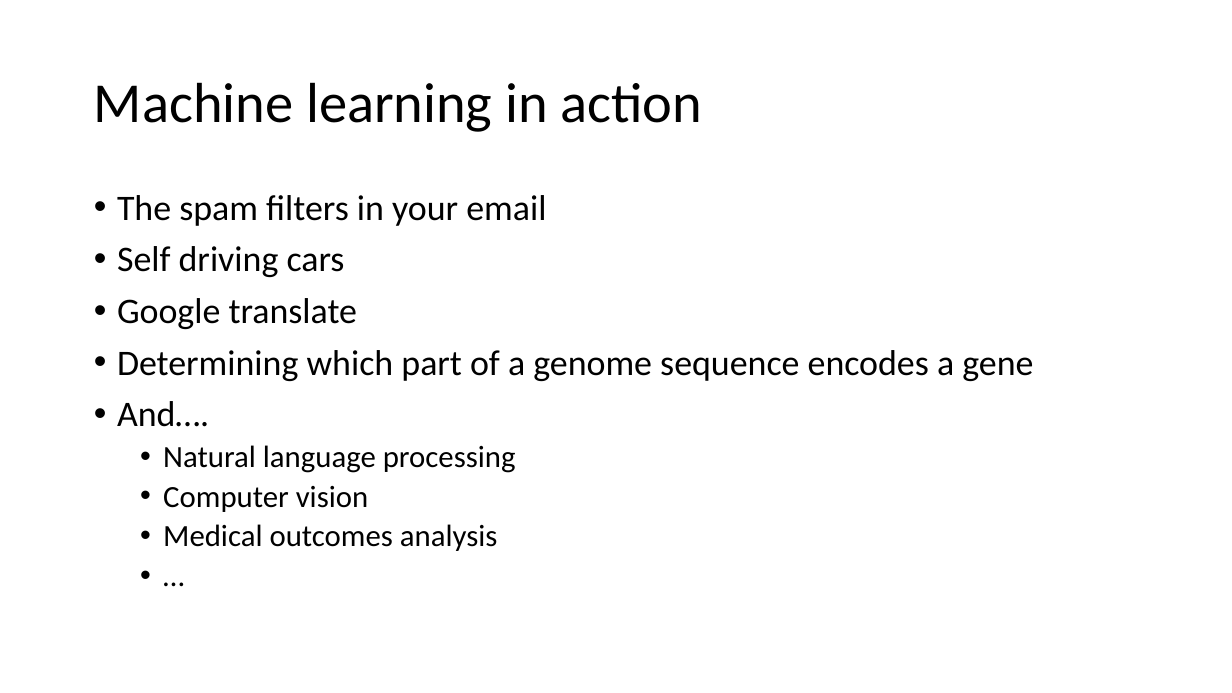
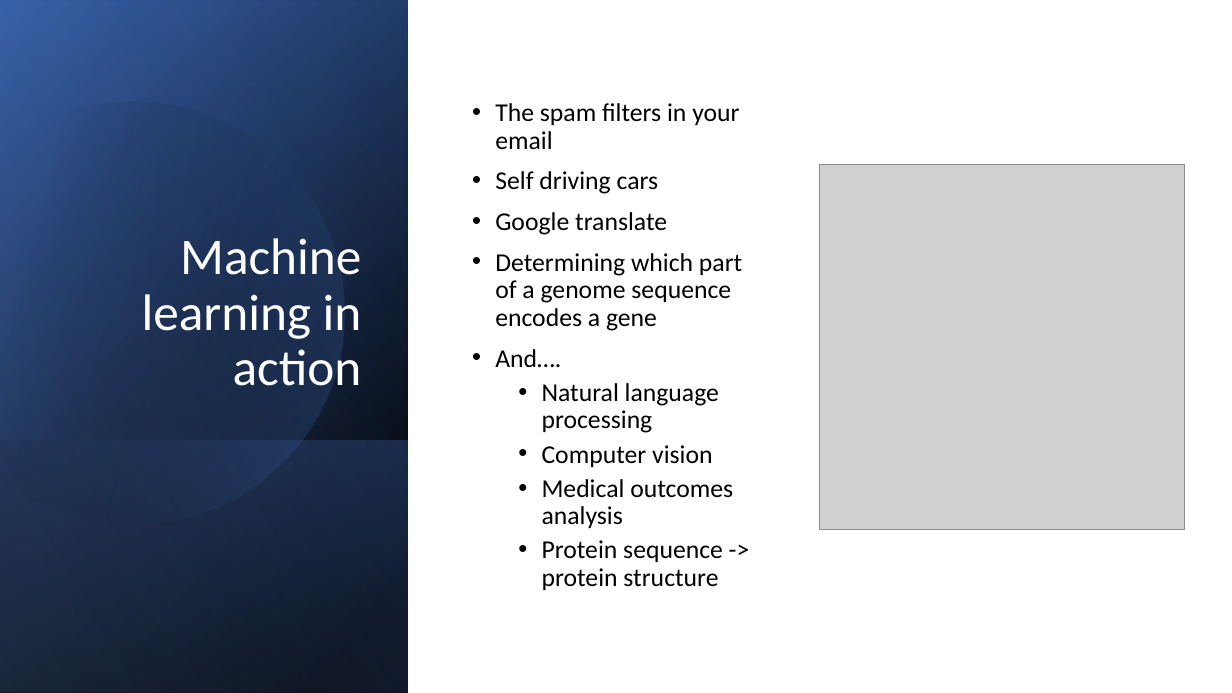
Before and after one commit to ggerlach1/BIOF085, a slide deck: slide 6 of workshop_documents/ML_slides.pptx. Drawn at 1232x693 pixels with LibreOffice and Linux fonts; fonts in the diff are those of the drawing; grey boxes stand for pictures. Boxes give left, top, right and bottom in pixels: in the first picture for what was removed or moved away, otherwise in the second. Text is boxed around its words. In the diff, an @@ line names an element or a change of style, - is before the commit and + after.

```diff
--- a/workshop_documents/ML_slides.pptx
+++ b/workshop_documents/ML_slides.pptx
@@ rectangle added at box(0, 0, 409, 693), fill gradient #000000 to #2F5597 @@
@@ rectangle added at box(0, 1, 409, 693), fill gradient #000000 to #4472C4 @@
@@ rectangle added at box(0, 0, 409, 692), fill gradient #000000 to #8FAADC @@
@@ freeform shape added at box(0, 52, 395, 567), fill gradient #000000 to #4472C4 @@
@@ title "Machine learning in action": place and size @@
-title "Machine learning in action" at box(94, 82, 703, 132)
+title "Machine learning in action" at box(142, 238, 362, 386)
@@ title "Machine learning in action" at box(142, 238, 362, 386): size 44 to 40 pt, text colour #000000 to #FFFFFF; alignment left to right; vertical alignment middle to bottom @@
@@ text "The spam filters in your ...": place and size @@
-text "The spam filters in your ..." at box(117, 195, 1033, 551)
+text "The spam filters in your ..." at box(495, 103, 742, 590)
@@ text "The spam filters in your ..." at box(495, 103, 742, 590): vertical alignment top to middle @@
@@ text at box(495, 103, 742, 528): size 28 to 20 pt in "The spam filters in your email", "Self driving cars", "Google translate", "Determining which part of a genome sequence ..." and 1 more places; size 24 to 20 pt in "Natural language processing", "Computer vision", "Medical outcomes analysis" @@
@@ picture added at box(820, 165, 1185, 530) @@
@@ rectangle added at box(0, 440, 409, 693), fill gradient #4472C4 to #000000 @@
@@ text at box(542, 540, 723, 590): text changed; size 24 to 20 pt @@
-  • …
+  • Protein sequence -> protein structure
```
Also in this commit, not shown: 11 other slides changed, 42 other files.
